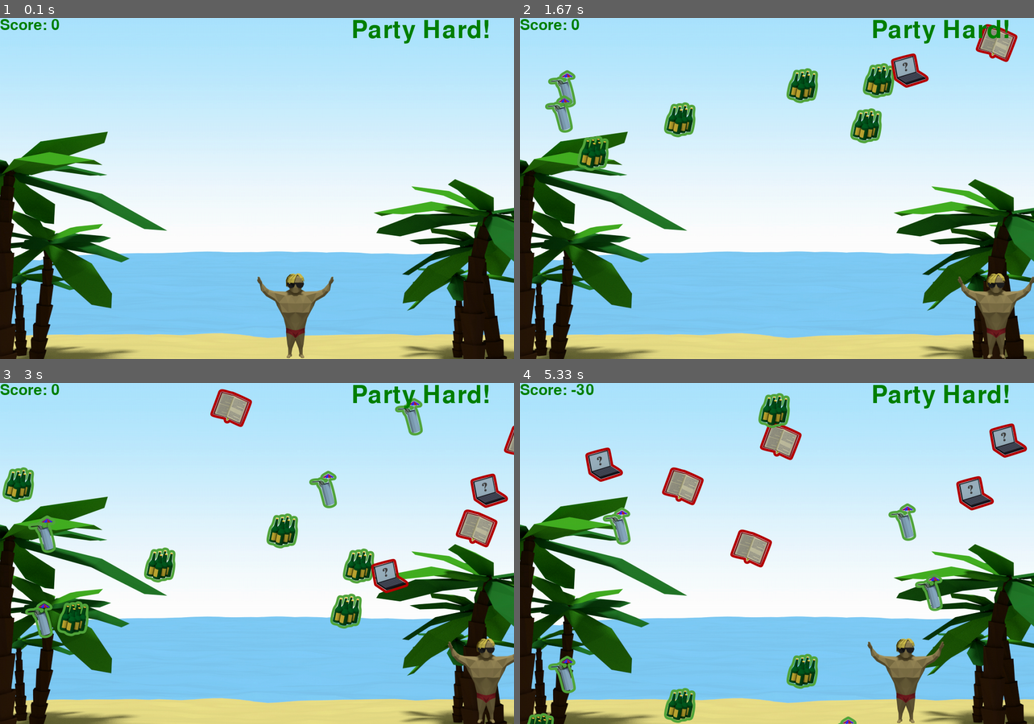
Above: before the commit, frames 1-4 (two rows, left to right).
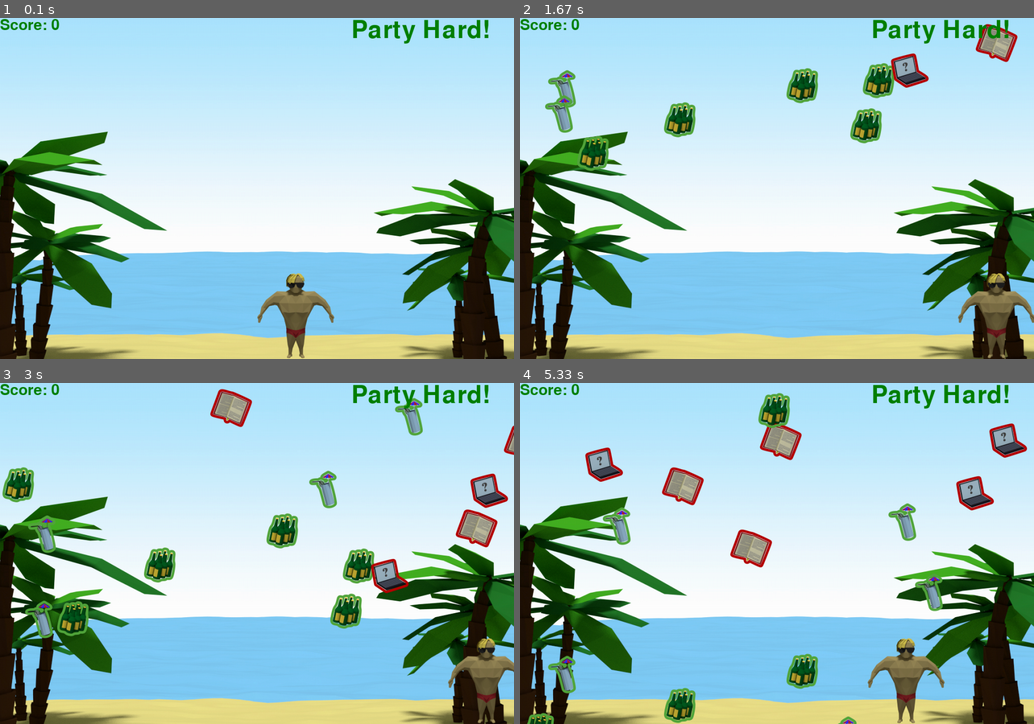
Above: after the commit, the same moments.

Repository: jlee7/ggj2015
Game: pygame game, started from partyhard/main.py
Same seed, same stepped clock (60 frames per second), same inputs: the game is played once before the commit and once after it. The source is Python 2; it was converted automatically to run under Python 3.
Inputs:
- Up to frame 1 (0.1 s): no input
- Up to frame 2 (1.67 s): hold D 0.33-0.8 s; hold D 0.83-1.3 s; hold A from 1.33 s (still down)
- Up to frame 3 (3 s): release A at 1.87 s; hold A 1.9-2.3 s; hold D 2.33-2.97 s
- Up to frame 4 (5.33 s): hold A 3-3.47 s; hold D 3.5-3.97 s; hold D 4-4.47 s; hold A 4.5-5.03 s; hold A from 5.07 s (still down)

The runs differ from the first frame. In frame 1, 0.5% of the frame differs, in the area x 50-66%, y 74-100%; in frame 2, 0.4%; in frame 3, 0.3%; in frame 4, 0.6%, in the area x 10-83%, y 0-100%.

Commit message:
dude raises arms

Diff:
--- a/partyhard/dude.py
+++ b/partyhard/dude.py
@@ -1,9 +1,12 @@
 import pygame
 from pygame.locals import *
+import time
 
 #DUDE_IMAGE = "assets/party-dude-155-171.png"
 DUDE_SPEED = 20
-DUDE_IMAGE = "assets/party-dude-hands-up.png"
+DUDE_IMAGE = "assets/party-dude.png"
+DUDE_IMAGE_RAISED = "assets/party-dude-hands-up.png"
+ARMS_RAISED_TICKS = 3
 
 class Dude(pygame.sprite.Sprite):
     def __init__(self, x_pos, y_pos):
@@ -12,9 +15,25 @@
     	self.rect = self.image.get_rect()
         self.rect.x = x_pos
     	self.rect.y = y_pos
+        self.arms_raised_ticks = 0
+        self.arms_raised = False
 
     def moveRight(self):
     	self.rect.x += DUDE_SPEED
 
     def moveLeft(self):
     	self.rect.x -= DUDE_SPEED
+
+    def raise_arms(self):
+        if not self.arms_raised:
+            self.image = pygame.image.load(DUDE_IMAGE_RAISED)
+            self.arms_raised = True
+            self.arms_raised_ticks = ARMS_RAISED_TICKS
+
+    def lower_arms(self):
+        if self.arms_raised:
+            if self.arms_raised_ticks > 0:
+                self.arms_raised_ticks -= 1
+            else:
+                self.image = pygame.image.load(DUDE_IMAGE)
+                self.arms_raised = False
--- a/partyhard/game_model.py
+++ b/partyhard/game_model.py
@@ -2,8 +2,8 @@
 from item_models import *
 import random
 
-SCORE_POSITIV_CATCH = 5
-SCORE_NEGATIVE_CATCH = 10
+SCORE_POSITIV_CATCH = 10
+SCORE_NEGATIVE_CATCH = 5
 
 #----------------------------------------------------------------------
 
--- a/partyhard/game_view.py
+++ b/partyhard/game_view.py
@@ -82,8 +82,11 @@
             collided_item = pygame.sprite.spritecollideany(self.dude, self.itemgroup)
             if collided_item:
                 self.event_manager.post(CollisionEvent(collided_item.item_model))
+                self.dude.raise_arms()
                 self.update_score()
                 collided_item.kill()
+            else:
+                self.dude.lower_arms()
             # DRAW SHIT
             if self.game_model.state is not GameModel.STATE_PAUSED:
                 self.update_screen()
